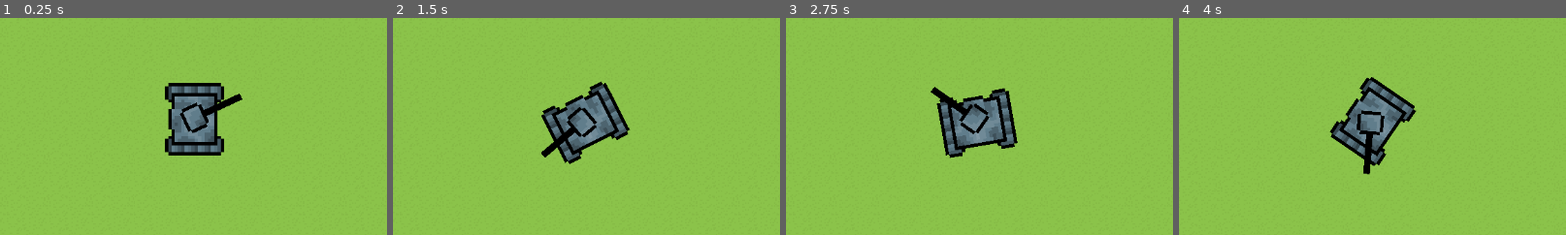
Above: before the commit, frames 1-4 (left to right).
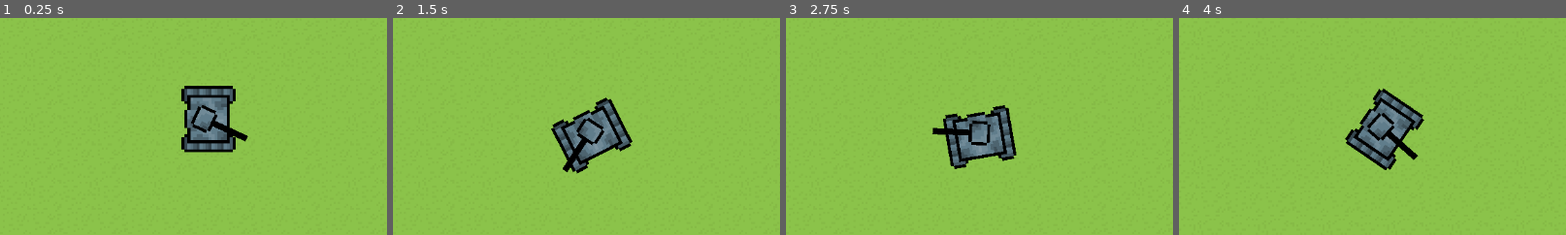
Above: after the commit, the same moments.

Repository: JStudios6118/tank-game
Game: Godot game, scene res://world.tscn
Same seed, same stepped clock (60 frames per second), same inputs: the game is played once before the commit and once after it.
Inputs (mouse positions are % of the whole screen's width and height, from its top left):
- Up to frame 1 (0.25 s): no input
- Up to frame 2 (1.5 s): move the mouse to (72, 45) at 0.52 s; hold D (right) 0.53-1.28 s; move the mouse to (30, 55) at 1.27 s; hold Left (left) from 1.28 s (still down)
- Up to frame 3 (2.75 s): move the mouse to (60, 28) at 2.02 s; release Left (left) at 2.03 s; hold D (right) from 2.03 s (still down)
- Up to frame 4 (4 s): move the mouse to (45, 70) at 2.77 s; release D (right) at 2.78 s; hold Up (forward) 2.78-3.53 s; move the mouse to (80, 65) at 3.52 s; hold Left (left) from 3.53 s (still down)
The pictures show only the part of the screen within x 25-75%, y 27-77%; the shares and areas given below are measured in that part.

The runs differ from the first frame. In frame 1, 4.8% of the frame differs, in the area x 42-65%, y 29-64%; in frame 2, 5.0%; in frame 3, 5.0%; in frame 4, 5.1%, in the area x 38-64%, y 27-73%.

Commit message:
fixx i guess

Diff:
--- a/world.tscn
+++ b/world.tscn
@@ -64,7 +64,6 @@
 [node name="Tilemaps" type="Node2D" parent="."]
 
 [node name="Ground" type="TileMapLayer" parent="Tilemaps"]
-position = Vector2(3, -4)
 tile_map_data = PackedByteArray("AADy//b/AQAAAAAAAADy//f/AQAAAAAAAADy//j/AQAAAAAAAADy//n/AQAAAAAAAADy//r/AQAAAAAAAADy// …(9520 unchanged characters)…
 tile_set = SubResource("TileSet_acra7")
 
@@ -77,21 +76,21 @@
 
 [node name="TankBody" type="AnimatedSprite2D" parent="Tank"]
 position = Vector2(18, 0)
-scale = Vector2(2.5, 2.5)
+scale = Vector2(1.5, 1.5)
 sprite_frames = SubResource("SpriteFrames_3hi1r")
 frame_progress = 0.14218
 
 [node name="Collider" type="CollisionShape2D" parent="Tank"]
-position = Vector2(3, 0)
+position = Vector2(9, 0)
 shape = SubResource("RectangleShape2D_pfxoe")
 
 [node name="Camera2D" type="Camera2D" parent="Tank"]
-zoom = Vector2(1.965, 1.965)
+zoom = Vector2(3, 3)
 
 [node name="BarrelPivot" type="Node2D" parent="Tank"]
-position = Vector2(1, 0)
+position = Vector2(7, 0)
 
 [node name="Barrel" type="Sprite2D" parent="Tank/BarrelPivot"]
-position = Vector2(21, 0)
-scale = Vector2(2.5, 2.5)
+position = Vector2(11, 0)
+scale = Vector2(1.5, 1.5)
 texture = ExtResource("4_48rp4")
Not shown: 1 places in world.tscn that only renumber resources
